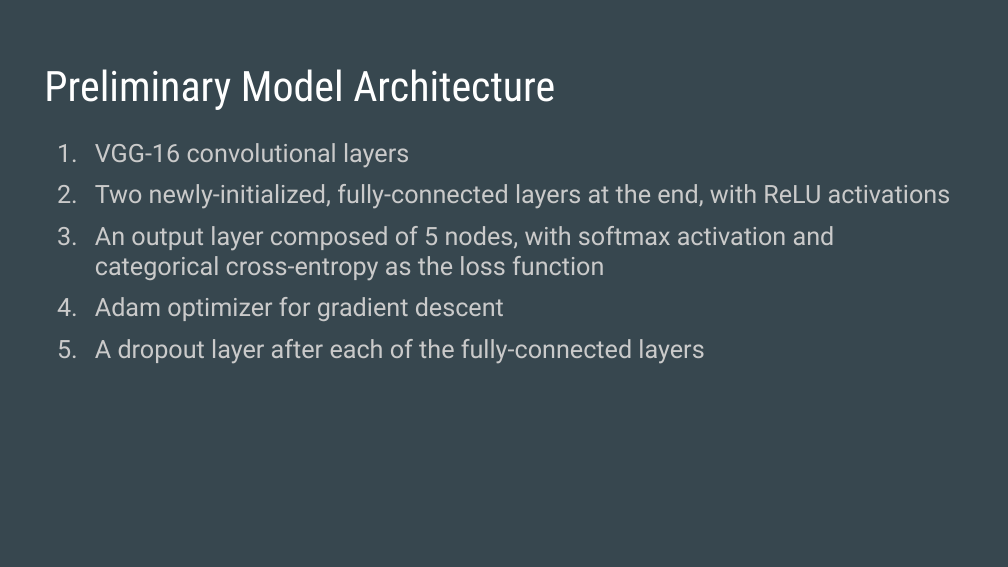
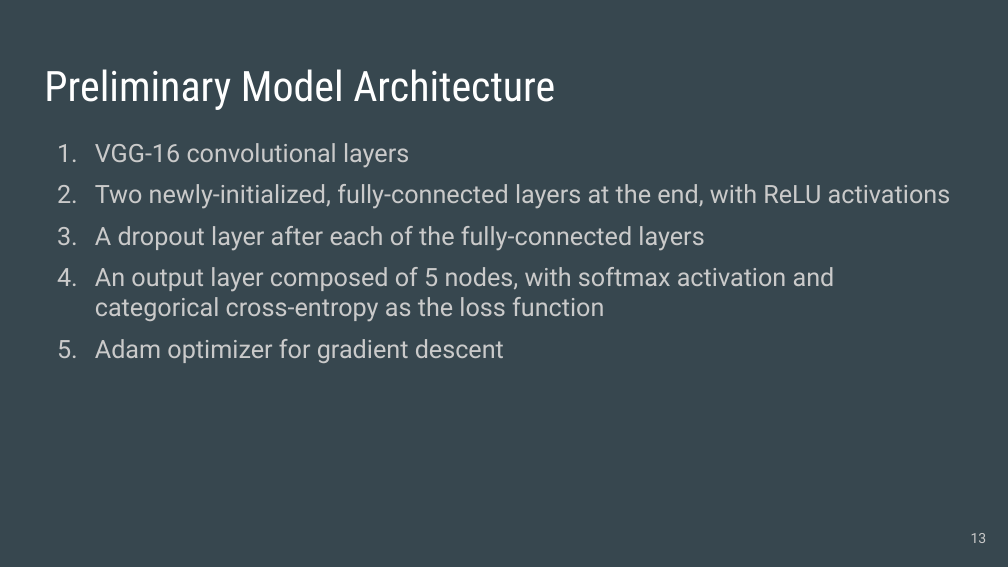
Before and after one commit to MadsenNils/Springboard-Capstone-2-yelp, a slide deck: slide 13 of reports/04_Capstone 2 Final Slides.pptx (slide 10 before the commit). Drawn at 1008x567 pixels with LibreOffice and Linux fonts; fonts in the diff are those of the drawing. Boxes give left, top, right and bottom in pixels: in the first picture for what was removed or moved away, otherwise in the second. Text is boxed around its words. In the diff, an @@ line names an element or a change of style, - is before the commit and + after.

```diff
--- a/reports/04_Capstone 2 Final Slides.pptx
+++ b/reports/04_Capstone 2 Final Slides.pptx
@@ text at [95,226,704,251]: paragraph added @@
+3. A dropout layer after each of the fully-connected layers
@@ text at [95,339,704,364]: paragraph removed @@
-5. A dropout layer after each of the fully-connected layers
@@ text at [95,339,504,363]: more space between paragraphs @@
@@ page number added at [971,533,987,543], 10 pt, text #CACACA @@
+13
```
Also in this commit, not shown: 22 other slides changed, 4 slides added, 1 slide removed.
